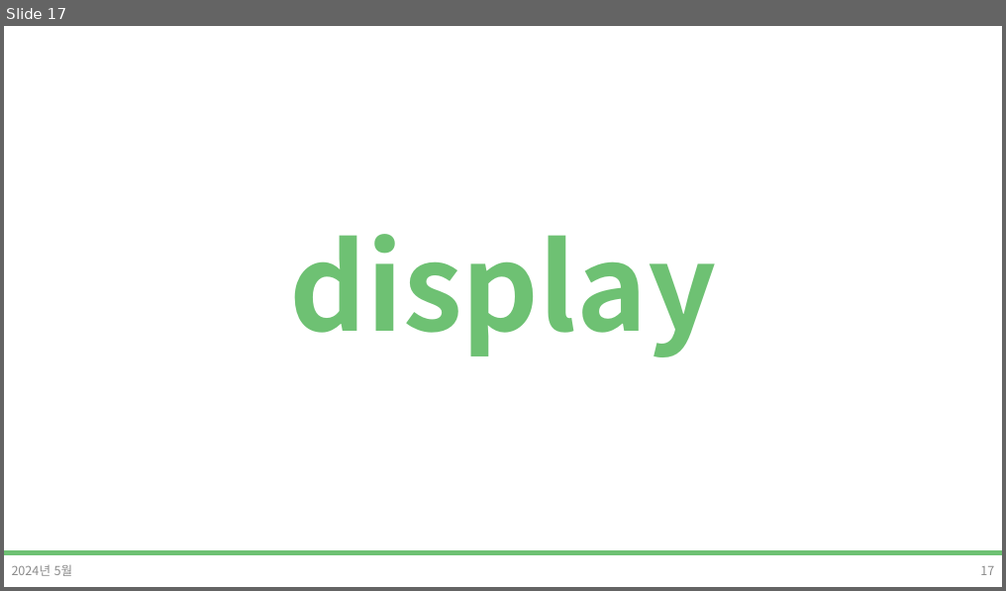
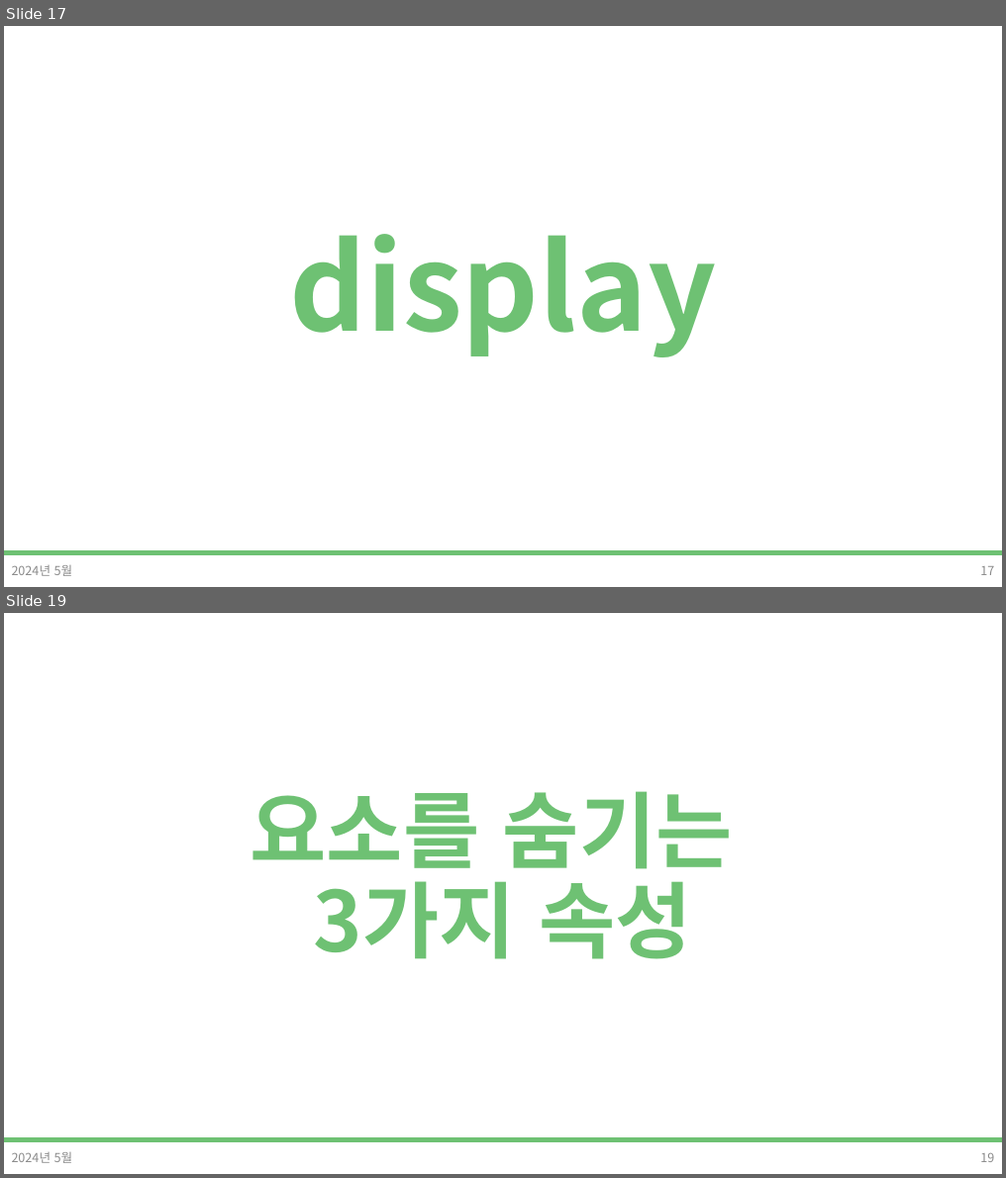
Before and after one commit to DevDamon0527/SeSAC_Yeongdeungpo_Campus_6th, a slide deck: material/[SeSAC_YDP_6] 03_CSS_3.pptx. Shown one above the other, each under a label of ours: slide 17 before the commit, slides 17 and 19 after it; the slides between them are not shown. The pictures are 1006x591 and 1006x1178 pixels, drawn with LibreOffice and Linux fonts; fonts in the diff are those of the drawing; background and template pictures are left out. Boxes give left, top, right and bottom in pixels: in the first picture for what was removed or moved away, otherwise in the second. Text is boxed around its words. In the diff, an @@ line names an element or a change of style, - is before the commit and + after.

```diff
--- a/material/[SeSAC_YDP_6] 03_CSS_3.pptx
+++ b/material/[SeSAC_YDP_6] 03_CSS_3.pptx
@@ slide 19 added at bbox=[4, 613, 1002, 1174], background #FFFFFF; not listed: 1 template element that a slide beside it also shows @@
@@ title added at bbox=[250, 791, 733, 959], 80 pt, text #6EC173, bold @@
+요소를 숨기는
+3가지 속성
@@ text added at bbox=[12, 1153, 73, 1163], 12 pt, text #8C8C8C @@
+2024년 5월
@@ page number added at bbox=[980, 1154, 994, 1162], 12 pt, text #8C8C8C @@
+19
```
Also in this commit, not shown: 14 slides changed, 2 other slides added, 16 other files.
